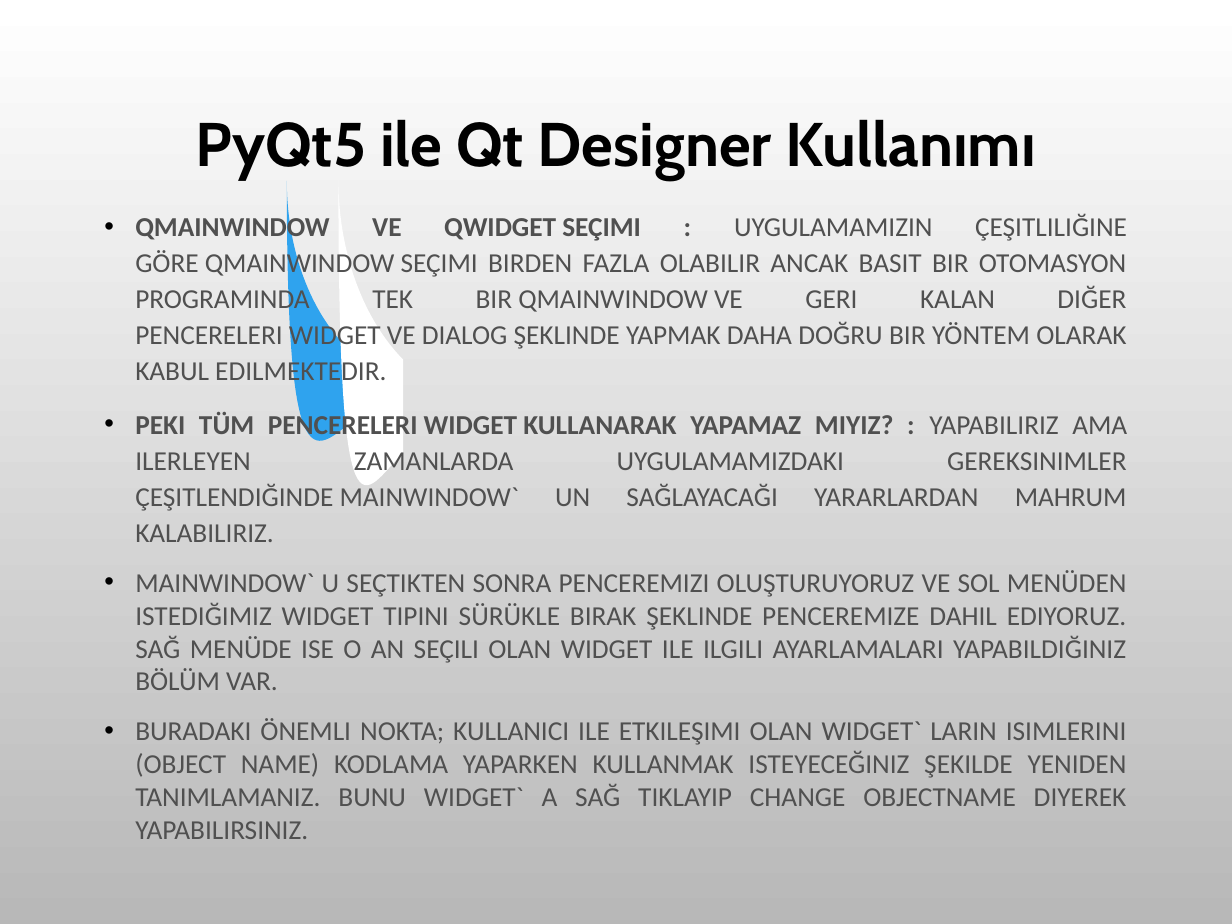
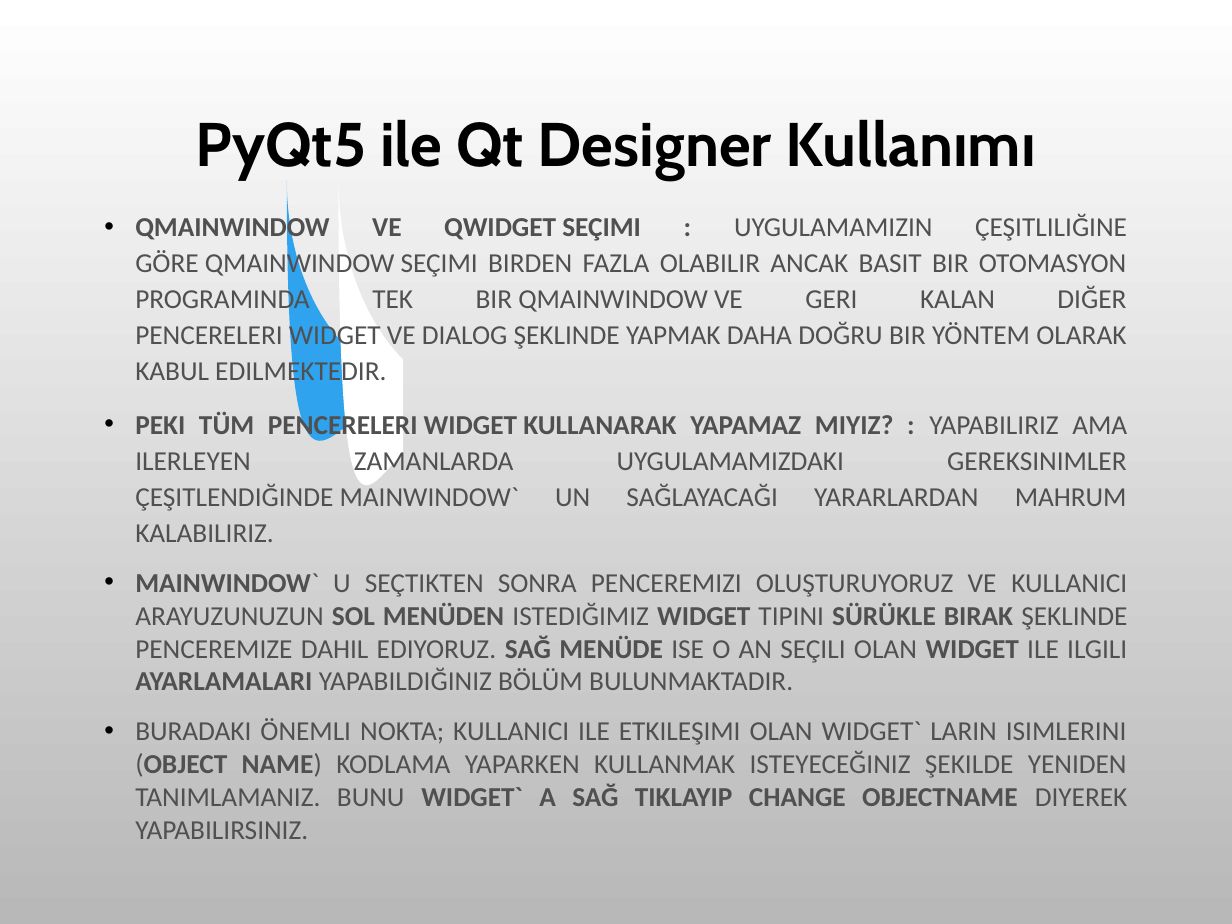
Before and after one commit to SevdanurGENC/20-21-Lecture-Notes, a slide deck: slide 15 of GorselProgramlamaII/1. Bolum - Gorsel Programlama II - Giris.ppt (slide 14 before the commit). Drawn at 1232x924 pixels with LibreOffice and Linux fonts; fonts in the diff are those of the drawing; background and template pictures are left out. Boxes give left, top, right and bottom in pixels: in the first picture for what was removed or moved away, otherwise in the second. Text is boxed around its words. In the diff, an @@ line names an element or a change of style, - is before the commit and + after.

```diff
--- a/GorselProgramlamaII/1. Bolum - Gorsel Programlama II - Giris.ppt
+++ b/GorselProgramlamaII/1. Bolum - Gorsel Programlama II - Giris.ppt
@@ text at box(135, 573, 1127, 690): text changed @@
-• MAINWINDOW` U SEÇTIKTEN SONRA PENCEREMIZI OLUŞTURUYORUZ VE SOL MENÜDEN ISTEDIĞIMIZ WIDGET TIPINI SÜRÜKLE BIRAK ŞEKLINDE PENCEREMIZE DAHIL EDIYORUZ. SAĞ MENÜDE ISE O AN SEÇILI OLAN WIDGET ILE ILGILI AYARLAMALARI YAPABILDIĞINIZ BÖLÜM VAR.
+• MAINWINDOW` U SEÇTIKTEN SONRA PENCEREMIZI OLUŞTURUYORUZ VE KULLANICI ARAYUZUNUZUN SOL MENÜDEN ISTEDIĞIMIZ WIDGET TIPINI SÜRÜKLE BIRAK ŞEKLINDE PENCEREMIZE DAHIL EDIYORUZ. SAĞ MENÜDE ISE O AN SEÇILI OLAN WIDGET ILE ILGILI AYARLAMALARI YAPABILDIĞINIZ BÖLÜM BULUNMAKTADIR.
@@ text at box(135, 718, 1128, 839): bold on in "(OBJECT NAME) WIDGET` A SAĞ TIKLAYIP CHANGE ..." @@
```
Also in this commit, not shown: 11 other slides changed, 1 slide added, 20 other files.
